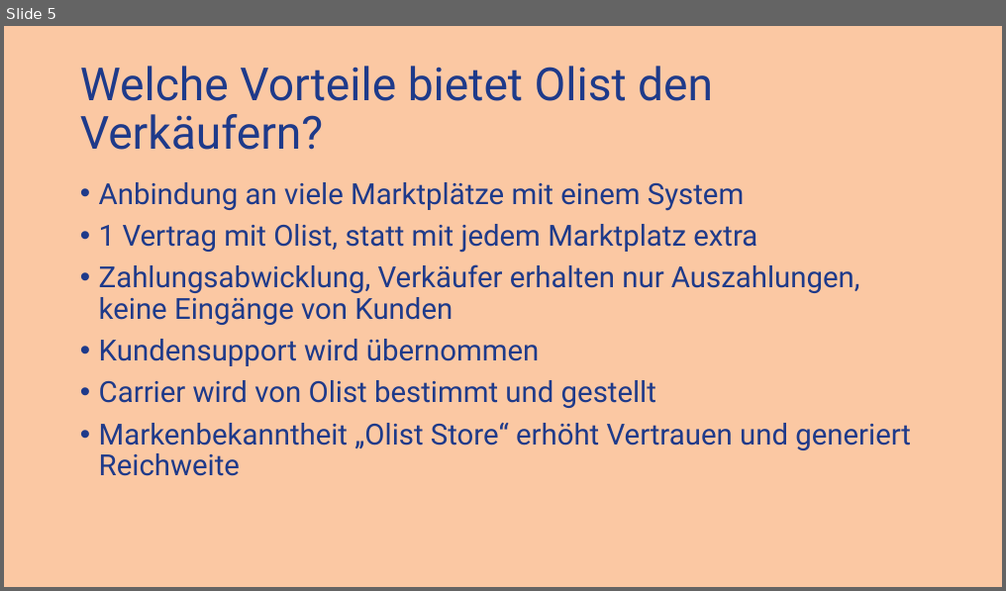
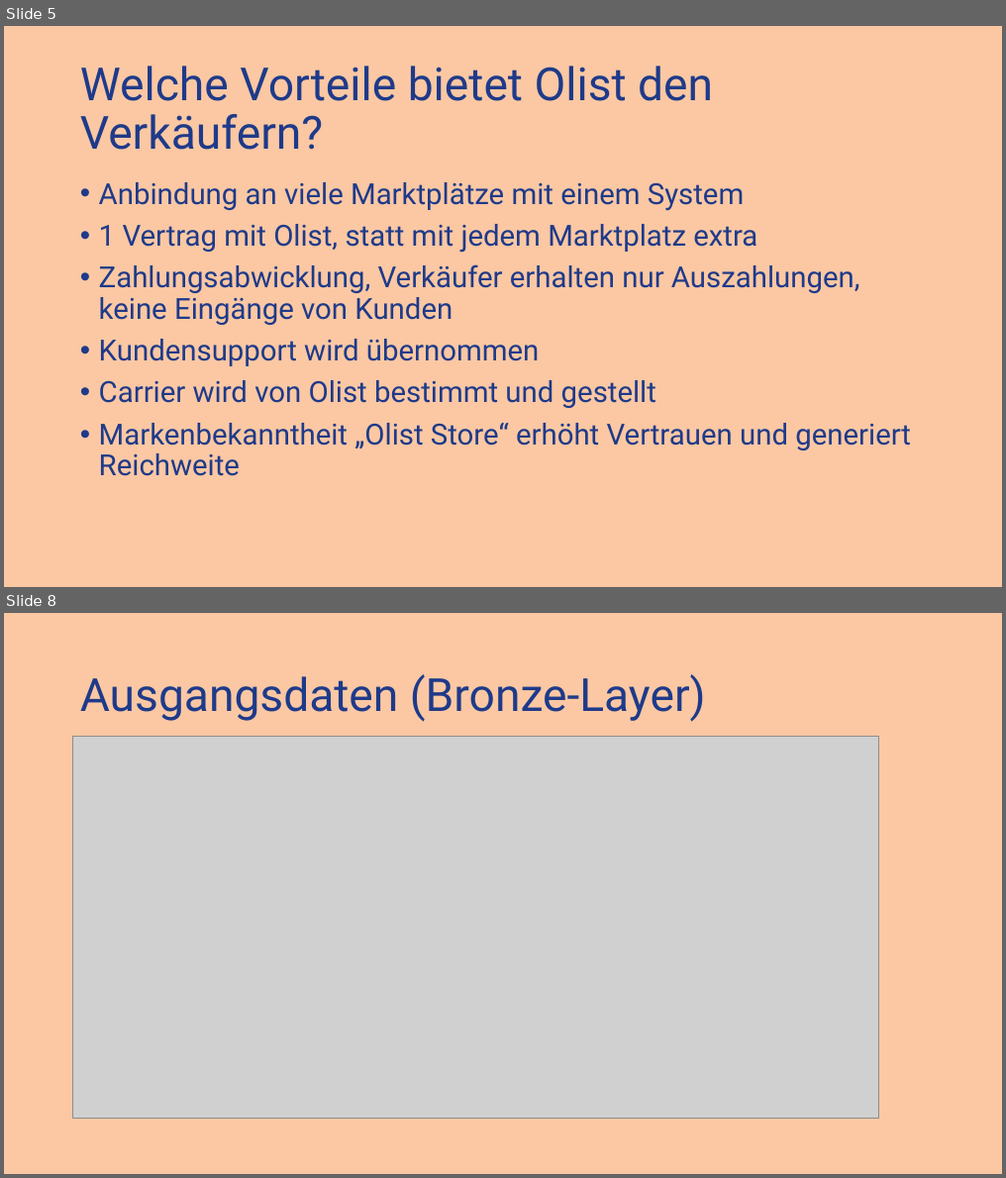
Before and after one commit to dtyrna/olist-marketplace-analysis, a slide deck: docs/Olist-Ecommerce.pptx. Shown one above the other, each under a label of ours: slide 5 before the commit, slides 5 and 8 after it; the slides between them are not shown. The pictures are 1006x591 and 1006x1178 pixels, drawn with LibreOffice and Linux fonts; fonts in the diff are those of the drawing; grey boxes stand for pictures. Boxes give left, top, right and bottom in pixels: in the first picture for what was removed or moved away, otherwise in the second. Text is boxed around its words. In the diff, an @@ line names an element or a change of style, - is before the commit and + after.

```diff
--- a/docs/Olist-Ecommerce.pptx
+++ b/docs/Olist-Ecommerce.pptx
@@ slide 8 added at [4, 613, 1002, 1174], background #FBC8A3 @@
@@ title added at [80, 674, 706, 722], 44 pt, text #1E3A8A @@
+Ausgangsdaten (Bronze-Layer)
@@ picture added at [73, 737, 879, 1119] @@
```
Also in this commit, not shown: 3 slides changed, 10 other slides added.
